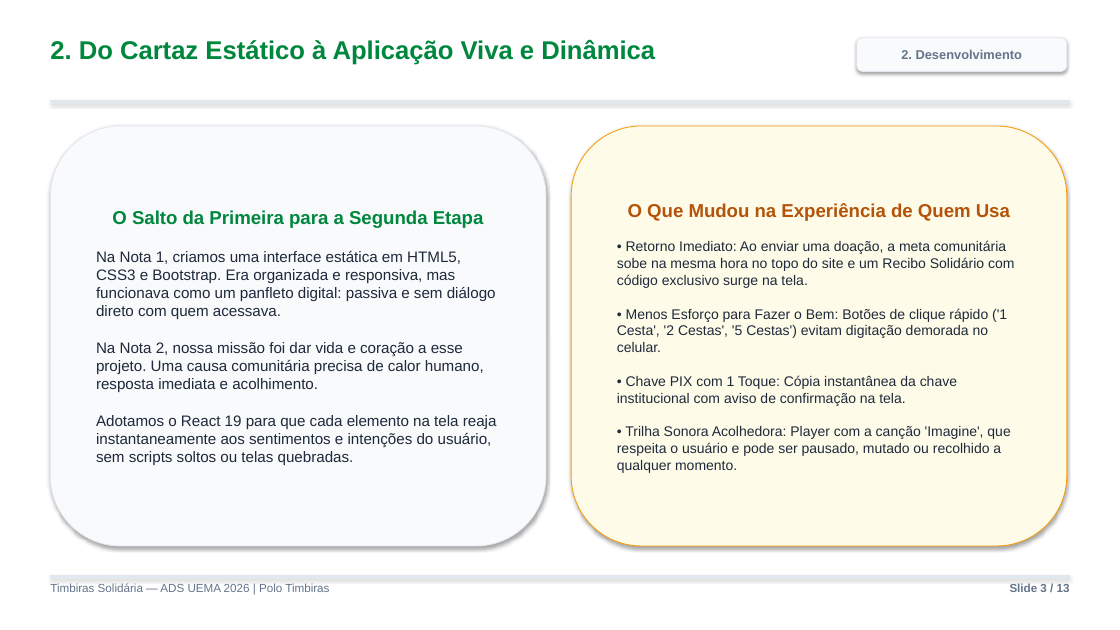
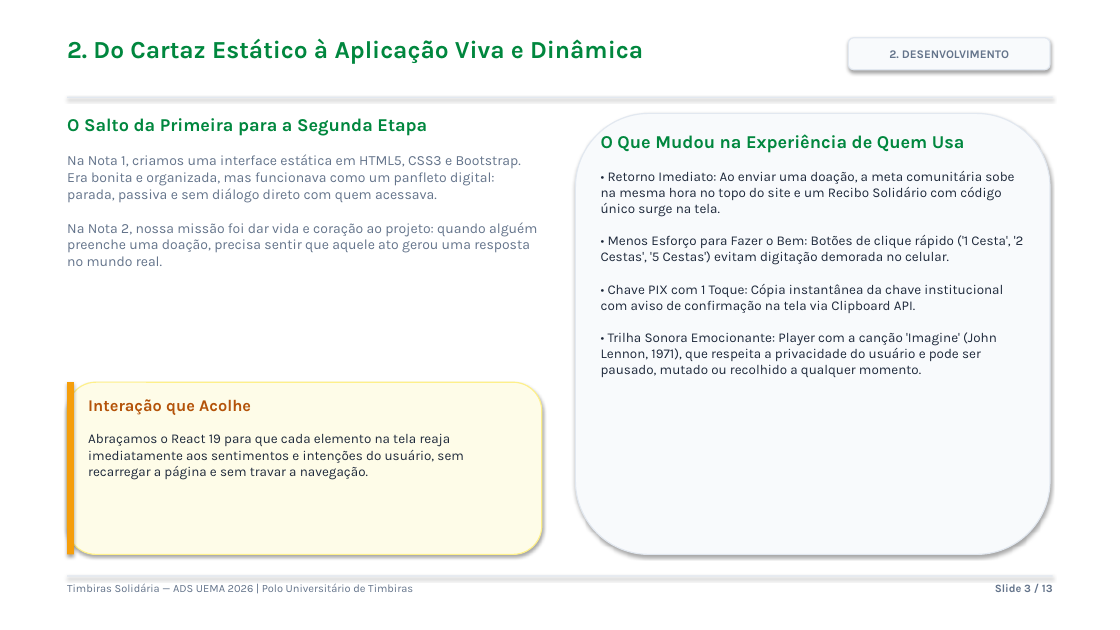
Before and after one commit to ambersonrogers/timbiras-solidaria, a slide deck: slide 3 of Relatorio_Atividade_2_Slides.pptx. Drawn at 1120x630 pixels with LibreOffice and Linux fonts; fonts in the diff are those of the drawing. Boxes give left, top, right and bottom in pixels: in the first picture for what was removed or moved away, otherwise in the second. Text is boxed around its words. In the diff, an @@ line names an element or a change of style, - is before the commit and + after.

```diff
--- a/Relatorio_Atividade_2_Slides.pptx
+++ b/Relatorio_Atividade_2_Slides.pptx
@@ text "2. Do Cartaz Estático à ..." moved from (x1=50, y1=40, x2=655, y2=65) to (x1=67, y1=38, x2=643, y2=64) @@
@@ text "2. Do Cartaz Estático à ..." at (x1=67, y1=38, x2=643, y2=64): size 22 to 21 pt, font Arial to Karla @@
@@ rounded rectangle "2. DESENVOLVIMENTO" resized from (x1=857, y1=38, x2=1067, y2=71) to (x1=849, y1=38, x2=1050, y2=70) @@
@@ rounded rectangle "2. DESENVOLVIMENTO" at (x1=849, y1=38, x2=1050, y2=70): outline #E2E8F0 0.75 pt to #E2E8F0 1 pt @@
@@ text in rounded rectangle at (x1=889, y1=50, x2=1009, y2=58): text changed; size 11 to 10 pt; font Arial to Karla @@
-2. Desenvolvimento
+2. DESENVOLVIMENTO
@@ rectangle at (x1=67, y1=97, x2=1053, y2=97): outline #E2E8F0 0.75 pt to none @@
@@ rectangle resized from (x1=50, y1=101, x2=1070, y2=103) to (x1=67, y1=97, x2=1053, y2=97) @@
@@ text at (x1=67, y1=118, x2=427, y2=136): size 16 to 15.5 pt, font Arial to Karla in "O Salto da Primeira para a Segunda ..."; alignment centre to left @@
@@ text "O Salto da Primeira para ..." moved from (x1=50, y1=126, x2=546, y2=546) to (x1=67, y1=118, x2=537, y2=266) @@
@@ text "O Salto da Primeira para ..." at (x1=67, y1=118, x2=537, y2=266): vertical alignment middle to top; fill #F8FAFC to none; outline #E2E8F0 0.75 pt to none; shadow off @@
@@ rounded rectangle added at (x1=576, y1=113, x2=1050, y2=555), fill #F8FAFC, outline #E2E8F0 1 pt @@
@@ text at (x1=601, y1=134, x2=1024, y2=265): size 16 to 15.5 pt, text colour #B45309 to #00873E in "O Que Mudou na Experiência de Quem ..."; font Arial to Karla in "O Que Mudou na Experiência de Quem ...", "• Menos Esforço para Fazer o Bem: ..."; size 12 to 11.5 pt in "• Menos Esforço para Fazer o Bem: ..."; alignment centre to left @@
@@ text "O Que Mudou na Experiência ..." moved from (x1=571, y1=126, x2=1067, y2=546) to (x1=601, y1=134, x2=1024, y2=377) @@
@@ text "O Que Mudou na Experiência ..." at (x1=601, y1=134, x2=1024, y2=377): vertical alignment middle to top; fill #FEFCE8 to none; outline #F59E0B 0.75 pt to none; shadow off @@
@@ text at (x1=67, y1=154, x2=537, y2=266): text changed; size 13 to 12 pt; font Arial to Karla; text colour #1E293B to #64748B @@
-Na Nota 1, criamos uma interface estática em HTML5, CSS3 e Bootstrap. Era organizada e responsiva, mas funcionava como um panfleto digital: passiva e sem diálogo direto com quem acessava.
-Na Nota 2, nossa missão foi dar vida e coração a esse projeto. Uma causa comunitária precisa de calor humano, resposta imediata e acolhimento.
-Adotamos o React 19 para que cada elemento na tela reaja instantaneamente aos sentimentos e intenções do usuário, sem scripts soltos ou telas quebradas.
+Na Nota 1, criamos uma interface estática em HTML5, CSS3 e Bootstrap. Era bonita e organizada, mas funcionava como um panfleto digital: parada, passiva e sem diálogo direto com quem acessava.
+Na Nota 2, nossa missão foi dar vida e coração ao projeto: quando alguém preenche uma doação, precisa sentir que aquele ato gerou uma resposta no mundo real.
@@ text at (x1=601, y1=171, x2=1014, y2=217): text changed; size 12 to 11.5 pt; font Arial to Karla @@
-• Retorno Imediato: Ao enviar uma doação, a meta comunitária sobe na mesma hora no topo do site e um Recibo Solidário com código exclusivo surge na tela.
+• Retorno Imediato: Ao enviar uma doação, a meta comunitária sobe na mesma hora no topo do site e um Recibo Solidário com código único surge na tela.
@@ text at (x1=601, y1=284, x2=1003, y2=377): text changed; size 12 to 11.5 pt; font Arial to Karla @@
-• Chave PIX com 1 Toque: Cópia instantânea da chave institucional com aviso de confirmação na tela.
-• Trilha Sonora Acolhedora: Player com a canção 'Imagine', que respeita o usuário e pode ser pausado, mutado ou recolhido a qualquer momento.
+• Chave PIX com 1 Toque: Cópia instantânea da chave institucional com aviso de confirmação na tela via Clipboard API.
+• Trilha Sonora Emocionante: Player com a canção 'Imagine' (John Lennon, 1971), que respeita a privacidade do usuário e pode ser pausado, mutado ou recolhido a qualquer momento.
@@ rounded rectangle added at (x1=67, y1=382, x2=542, y2=555), fill #FEFCE8, outline #FEF08A 1 pt @@
@@ rectangle added at (x1=67, y1=382, x2=74, y2=555), fill #F59E0B @@
@@ text added at (x1=88, y1=399, x2=464, y2=479), 11.5 pt, text #1E293B @@
+Interação que Acolhe
+Abraçamos o React 19 para que cada elemento na tela reaja imediatamente aos sentimentos e intenções do usuário, sem recarregar a página e sem travar a navegação.
@@ text at (x1=67, y1=583, x2=413, y2=592): text changed; size 10 to 9.5 pt; font Arial to Karla @@
-Timbiras Solidária — ADS UEMA 2026 | Polo Timbiras
+Timbiras Solidária — ADS UEMA 2026 | Polo Universitário de Timbiras
@@ rectangle resized from (x1=50, y1=576, x2=1070, y2=577) to (x1=67, y1=576, x2=1053, y2=576) @@
@@ rectangle at (x1=67, y1=576, x2=1053, y2=576): outline #E2E8F0 0.75 pt to none @@
@@ text "Slide 3 / 13" moved from (x1=1010, y1=583, x2=1070, y2=592) to (x1=995, y1=584, x2=1053, y2=592) @@
@@ text "Slide 3 / 13" at (x1=995, y1=584, x2=1053, y2=592): size 10 to 9.5 pt, font Arial to Karla @@
```
Also in this commit, not shown: 12 other slides changed, 1 other file.
